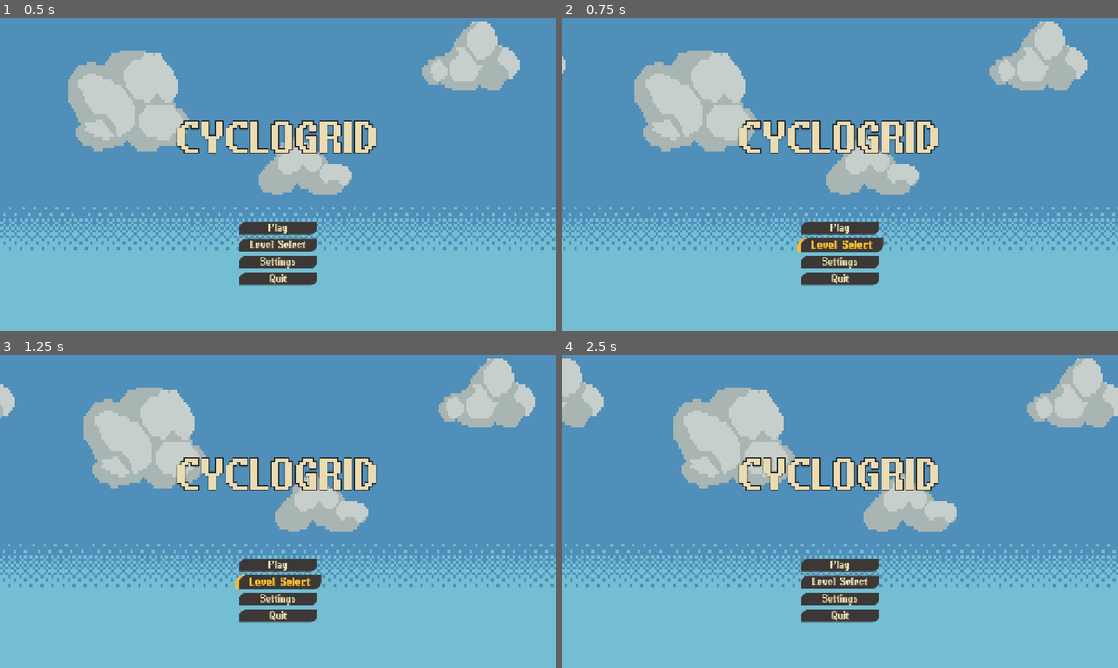
Above: before the commit, frames 1-4 (two rows, left to right).
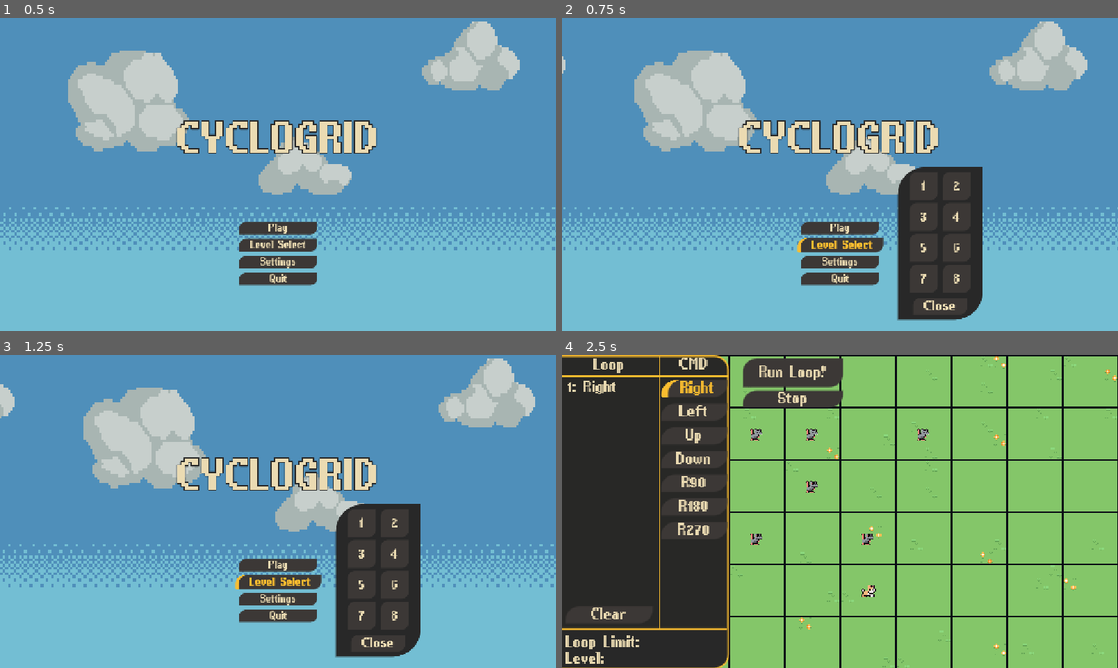
Above: after the commit, the same moments.

Repository: hutnerr/gmtk-jam-2025
Game: Godot game, scene res://00_main/Main.tscn
Two runs of this game, one before a commit and one after it. Both use one fixed random seed, a clock stepped at 60 frames per second and the inputs below.
Inputs (mouse positions are in pixels of both pictures, inside the frame that each line leads up to):
- Up to frame 1 (0.5 s): no input
- Up to frame 2 (0.75 s): click "Level Select" at 0.5 s
- Up to frame 3 (1.25 s): no input
- Up to frame 4 (2.5 s): click (923, 524) at 1.25 s, where only the run after the commit has a clickable "1"; click (695, 389) at 2 s, where only the run after the commit has a clickable "Right"

Frame 1 is identical in both runs. In frame 2, 7.3% of the frame differs, in the area x 60-76%, y 47-97%; in frame 3, 7.3%; in frame 4, 100%, in the area x 0-100%, y 0-100%.

Commit message:
added level select menu and some slight more polish

Diff:
--- /dev/null
+++ b/01_user-interface/level-select/LevelSelect.tscn
@@ -0,0 +1,155 @@
+[gd_scene load_steps=5 format=3 uid="uid://cllacdmsy4gp5"]
+
+[ext_resource type="Theme" uid="uid://fg7vl58y3nn0" path="res://99_resources/main_theme.tres" id="1_rthvo"]
+[ext_resource type="Script" uid="uid://d3r7owvt03nn2" path="res://01_user-interface/level-select/level_select.gd" id="2_6dffn"]
+[ext_resource type="Script" uid="uid://wtkip6i1f07w" path="res://01_user-interface/elements/on-hover-anim-component/on_hover_animation_component.gd" id="3_7mduo"]
+
+[sub_resource type="StyleBoxFlat" id="StyleBoxFlat_ki6fl"]
+bg_color = Color(0.156863, 0.156863, 0.156863, 1)
+corner_radius_top_left = 64
+corner_radius_bottom_right = 64
+
+[node name="LevelSelect" type="Control"]
+layout_mode = 3
+anchors_preset = 15
+anchor_right = 1.0
+anchor_bottom = 1.0
+grow_horizontal = 2
+grow_vertical = 2
+mouse_filter = 2
+theme = ExtResource("1_rthvo")
+script = ExtResource("2_6dffn")
+
+[node name="Panel" type="PanelContainer" parent="."]
+layout_mode = 1
+anchors_preset = 8
+anchor_left = 0.5
+anchor_top = 0.5
+anchor_right = 0.5
+anchor_bottom = 0.5
+offset_left = -98.0
+offset_top = -166.0
+offset_right = 98.0
+offset_bottom = 166.0
+grow_horizontal = 2
+grow_vertical = 2
+theme_override_styles/panel = SubResource("StyleBoxFlat_ki6fl")
+
+[node name="MarginContainer" type="MarginContainer" parent="Panel"]
+layout_mode = 2
+theme_override_constants/margin_left = 12
+theme_override_constants/margin_top = 12
+theme_override_constants/margin_right = 12
+theme_override_constants/margin_bottom = 12
+
+[node name="VBoxContainer" type="VBoxContainer" parent="Panel/MarginContainer"]
+layout_mode = 2
+theme_override_constants/separation = 12
+
+[node name="HBoxContainer" type="HBoxContainer" parent="Panel/MarginContainer/VBoxContainer"]
+layout_mode = 2
+size_flags_horizontal = 4
+size_flags_vertical = 4
+theme_override_constants/separation = 12
+
+[node name="OddButtons" type="VBoxContainer" parent="Panel/MarginContainer/VBoxContainer/HBoxContainer"]
+layout_mode = 2
+theme_override_constants/separation = 7
+
+[node name="1Button" type="Button" parent="Panel/MarginContainer/VBoxContainer/HBoxContainer/OddButtons"]
+custom_minimum_size = Vector2(64, 64)
+layout_mode = 2
+theme_type_variation = &"LevelSelBtn"
+text = "1"
+
+[node name="OnHoverAnimComponent" type="Node" parent="Panel/MarginContainer/VBoxContainer/HBoxContainer/OddButtons/1Button"]
+script = ExtResource("3_7mduo")
+metadata/_custom_type_script = "uid://wtkip6i1f07w"
+
+[node name="3Button" type="Button" parent="Panel/MarginContainer/VBoxContainer/HBoxContainer/OddButtons"]
+custom_minimum_size = Vector2(64, 64)
+layout_mode = 2
+theme_type_variation = &"LevelSelBtn"
+text = "3"
+
+[node name="OnHoverAnimComponent" type="Node" parent="Panel/MarginContainer/VBoxContainer/HBoxContainer/OddButtons/3Button"]
+script = ExtResource("3_7mduo")
+metadata/_custom_type_script = "uid://wtkip6i1f07w"
+
+[node name="5Button" type="Button" parent="Panel/MarginContainer/VBoxContainer/HBoxContainer/OddButtons"]
+custom_minimum_size = Vector2(64, 64)
+layout_mode = 2
+theme_type_variation = &"LevelSelBtn"
+text = "5"
+
+[node name="OnHoverAnimComponent" type="Node" parent="Panel/MarginContainer/VBoxContainer/HBoxContainer/OddButtons/5Button"]
+script = ExtResource("3_7mduo")
+metadata/_custom_type_script = "uid://wtkip6i1f07w"
+
+[node name="7Button" type="Button" parent="Panel/MarginContainer/VBoxContainer/HBoxContainer/OddButtons"]
+custom_minimum_size = Vector2(64, 64)
+layout_mode = 2
+theme_type_variation = &"LevelSelBtn"
+text = "7"
+
+[node name="OnHoverAnimComponent" type="Node" parent="Panel/MarginContainer/VBoxContainer/HBoxContainer/OddButtons/7Button"]
+script = ExtResource("3_7mduo")
+metadata/_custom_type_script = "uid://wtkip6i1f07w"
+
+[node name="EvenButtons" type="VBoxContainer" parent="Panel/MarginContainer/VBoxContainer/HBoxContainer"]
+layout_mode = 2
+theme_override_constants/separation = 7
+
+[node name="2Button" type="Button" parent="Panel/MarginContainer/VBoxContainer/HBoxContainer/EvenButtons"]
+custom_minimum_size = Vector2(64, 64)
+layout_mode = 2
+theme_type_variation = &"LevelSelBtn"
+text = "2"
+
+[node name="OnHoverAnimComponent" type="Node" parent="Panel/MarginContainer/VBoxContainer/HBoxContainer/EvenButtons/2Button"]
+script = ExtResource("3_7mduo")
+metadata/_custom_type_script = "uid://wtkip6i1f07w"
+
+[node name="4Button" type="Button" parent="Panel/MarginContainer/VBoxContainer/HBoxContainer/EvenButtons"]
+custom_minimum_size = Vector2(64, 64)
+layout_mode = 2
+theme_type_variation = &"LevelSelBtn"
+text = "4"
+
+[node name="OnHoverAnimComponent" type="Node" parent="Panel/MarginContainer/VBoxContainer/HBoxContainer/EvenButtons/4Button"]
+script = ExtResource("3_7mduo")
+metadata/_custom_type_script = "uid://wtkip6i1f07w"
+
+[node name="6Button" type="Button" parent="Panel/MarginContainer/VBoxContainer/HBoxContainer/EvenButtons"]
+custom_minimum_size = Vector2(64, 64)
+layout_mode = 2
+theme_type_variation = &"LevelSelBtn"
+text = "6"
+
+[node name="OnHoverAnimComponent" type="Node" parent="Panel/MarginContainer/VBoxContainer/HBoxContainer/EvenButtons/6Button"]
+script = ExtResource("3_7mduo")
+metadata/_custom_type_script = "uid://wtkip6i1f07w"
+
+[node name="8Button" type="Button" parent="Panel/MarginContainer/VBoxContainer/HBoxContainer/EvenButtons"]
+custom_minimum_size = Vector2(64, 64)
+layout_mode = 2
+theme_type_variation = &"LevelSelBtn"
+text = "8"
+
+[node name="OnHoverAnimComponent" type="Node" parent="Panel/MarginContainer/VBoxContainer/HBoxContainer/EvenButtons/8Button"]
+script = ExtResource("3_7mduo")
+metadata/_custom_type_script = "uid://wtkip6i1f07w"
+
+[node name="MarginContainer" type="MarginContainer" parent="Panel/MarginContainer/VBoxContainer"]
+layout_mode = 2
+theme_override_constants/margin_left = 24
+theme_override_constants/margin_right = 24
+
+[node name="CloseButton" type="Button" parent="Panel/MarginContainer/VBoxContainer/MarginContainer"]
+layout_mode = 2
+theme_type_variation = &"LevelSelBtn"
+text = "Close"
+
+[node name="OnHoverAnimComponent" type="Node" parent="Panel/MarginContainer/VBoxContainer/MarginContainer/CloseButton"]
+script = ExtResource("3_7mduo")
+metadata/_custom_type_script = "uid://wtkip6i1f07w"
--- /dev/null
+++ b/01_user-interface/level-select/level_select.gd
@@ -0,0 +1,27 @@
+extends Control
+
+const LEVELS_PATH = "res://05_levels/FORMAT/LevelFORMAT.tscn"
+
+@onready var l1btn: Button = $"Panel/MarginContainer/VBoxContainer/HBoxContainer/OddButtons/1Button"
+@onready var l2btn: Button = $"Panel/MarginContainer/VBoxContainer/HBoxContainer/EvenButtons/2Button"
+@onready var l3btn: Button = $"Panel/MarginContainer/VBoxContainer/HBoxContainer/OddButtons/3Button"
+@onready var l4btn: Button = $"Panel/MarginContainer/VBoxContainer/HBoxContainer/EvenButtons/4Button"
+@onready var l5btn: Button = $"Panel/MarginContainer/VBoxContainer/HBoxContainer/OddButtons/5Button"
+@onready var l6btn: Button = $"Panel/MarginContainer/VBoxContainer/HBoxContainer/EvenButtons/6Button"
+@onready var l7btn: Button = $"Panel/MarginContainer/VBoxContainer/HBoxContainer/OddButtons/7Button"
+@onready var l8btn: Button = $"Panel/MarginContainer/VBoxContainer/HBoxContainer/EvenButtons/8Button"
+@onready var closeBtn: Button = $Panel/MarginContainer/VBoxContainer/MarginContainer/CloseButton
+
+func _ready() -> void:
+	var btns: Array[Button] = [l1btn, l2btn, l3btn, l4btn, l5btn, l6btn, l7btn, l8btn]
+	for btn in btns:
+		btn.pressed.connect(onLevelButtonPressed.bind(btn))
+	closeBtn.pressed.connect(onCloseButtonPressed)
+
+func onLevelButtonPressed(button: Button) -> void:
+	var btnNum = button.text  # Assuming button text is "1", "2", etc.
+	var path = LEVELS_PATH.replace("FORMAT", btnNum)
+	SceneTransitioner.change_scene(path)
+
+func onCloseButtonPressed() -> void:
+	visible = false
--- a/01_user-interface/main-menu/MainMenu.tscn
+++ b/01_user-interface/main-menu/MainMenu.tscn
@@ -1,8 +1,9 @@
-[gd_scene load_steps=5 format=3 uid="uid://cl5g7tjmjq45r"]
+[gd_scene load_steps=6 format=3 uid="uid://cl5g7tjmjq45r"]
 
 [ext_resource type="Theme" uid="uid://fg7vl58y3nn0" path="res://99_resources/main_theme.tres" id="1_v16xo"]
 [ext_resource type="Script" uid="uid://cnget6q00o0q7" path="res://01_user-interface/main-menu/main_menu.gd" id="2_o43a6"]
 [ext_resource type="Script" uid="uid://wtkip6i1f07w" path="res://01_user-interface/elements/on-hover-anim-component/on_hover_animation_component.gd" id="3_shm1l"]
+[ext_resource type="PackedScene" uid="uid://cllacdmsy4gp5" path="res://01_user-interface/level-select/LevelSelect.tscn" id="4_lw84q"]
 
 [sub_resource type="StyleBoxFlat" id="StyleBoxFlat_v16xo"]
 bg_color = Color(0.156863, 0.156863, 0.156863, 0)
@@ -89,3 +90,17 @@
 [node name="OnHoverAnimComponent" type="Node" parent="PanelContainer/VBoxContainer/ButtonMarginContainer/ButtonVBox/QuitButton"]
 script = ExtResource("3_shm1l")
 metadata/_custom_type_script = "uid://wtkip6i1f07w"
+
+[node name="LevelSelect" parent="." instance=ExtResource("4_lw84q")]
+visible = false
+layout_mode = 1
+anchors_preset = 3
+anchor_left = 1.0
+anchor_top = 1.0
+offset_left = -410.0
+offset_top = -203.0
+offset_right = -410.0
+offset_bottom = -203.0
+grow_horizontal = 0
+grow_vertical = 0
+mouse_filter = 1
--- a/01_user-interface/main-menu/main_menu.gd
+++ b/01_user-interface/main-menu/main_menu.gd
@@ -2,10 +2,11 @@
 
 @onready var playButton: Button = $PanelContainer/VBoxContainer/ButtonMarginContainer/ButtonVBox/PlayButton
 @onready var levelSelectButton: Button = $PanelContainer/VBoxContainer/ButtonMarginContainer/ButtonVBox/LevelSelButton
+@onready var levelSelectMenu: Control = $LevelSelect
 @onready var settingsButton: Button = $PanelContainer/VBoxContainer/ButtonMarginContainer/ButtonVBox/SettingsButton
 @onready var quitButton: Button = $PanelContainer/VBoxContainer/ButtonMarginContainer/ButtonVBox/QuitButton
 
-const FIRST_LEVEL: String = "res://05_levels/01/LevelOne.tscn"
+const FIRST_LEVEL: String = "res://05_levels/1/Level1.tscn"
 
 func _ready() -> void:
 	playButton.pressed.connect(onPlayButtonPressed)
@@ -17,6 +18,7 @@
 	SceneTransitioner.change_scene(FIRST_LEVEL)
 
 func onLevelSelectButtonButtonPressed() -> void:
+	levelSelectMenu.visible = !levelSelectMenu.visible
 	print("Level Select Button Pressed")
 
 func onSettingsButtonButtonPressed() -> void:
--- a/01_user-interface/puzzle-menu/PuzzleMenu.tscn
+++ b/01_user-interface/puzzle-menu/PuzzleMenu.tscn
@@ -1,7 +1,8 @@
-[gd_scene load_steps=5 format=3 uid="uid://cfl2d7ijythod"]
+[gd_scene load_steps=6 format=3 uid="uid://cfl2d7ijythod"]
 
 [ext_resource type="Theme" uid="uid://fg7vl58y3nn0" path="res://99_resources/main_theme.tres" id="1_3b55p"]
 [ext_resource type="Script" uid="uid://d3k6ca78mmo0b" path="res://01_user-interface/puzzle-menu/puzzle_menu.gd" id="2_ss7uf"]
+[ext_resource type="Script" uid="uid://wtkip6i1f07w" path="res://01_user-interface/elements/on-hover-anim-component/on_hover_animation_component.gd" id="3_ej1pw"]
 
 [sub_resource type="StyleBoxFlat" id="StyleBoxFlat_3b55p"]
 bg_color = Color(0.156863, 0.156863, 0.14902, 1)
@@ -96,6 +97,10 @@
 size_flags_vertical = 10
 text = "Clear"
 
+[node name="OnHoverAnimComponent" type="Node" parent="MainContainer/CommandSequencePanel/CommandsContainer/HBoxContainer/LoopContainer/LoopItemVBox/MarginContainer2/ClearLoopButton"]
+script = ExtResource("3_ej1pw")
+metadata/_custom_type_script = "uid://wtkip6i1f07w"
+
 [node name="MiddleLineSeperator" type="VSeparator" parent="MainContainer/CommandSequencePanel/CommandsContainer/HBoxContainer"]
 layout_mode = 2
 
@@ -104,43 +109,47 @@
 size_flags_horizontal = 3
 size_flags_vertical = 3
 
-[node name="CMDButtonVBox" type="VBoxContainer" parent="MainContainer/CommandSequencePanel/CommandsContainer/HBoxContainer/CMDButtonMargin"]
+[node name="CMDButtonVBoxBase" type="VBoxContainer" parent="MainContainer/CommandSequencePanel/CommandsContainer/HBoxContainer/CMDButtonMargin"]
 layout_mode = 2
 theme_override_constants/separation = 2
 
-[node name="Label" type="Label" parent="MainContainer/CommandSequencePanel/CommandsContainer/HBoxContainer/CMDButtonMargin/CMDButtonVBox"]
+[node name="Label" type="Label" parent="MainContainer/CommandSequencePanel/CommandsContainer/HBoxContainer/CMDButtonMargin/CMDButtonVBoxBase"]
 layout_mode = 2
 text = "CMD"
 horizontal_alignment = 1
 
-[node name="HSeparator" type="HSeparator" parent="MainContainer/CommandSequencePanel/CommandsContainer/HBoxContainer/CMDButtonMargin/CMDButtonVBox"]
-layout_mode = 2
-
-[node name="RightButton" type="Button" parent="MainContainer/CommandSequencePanel/CommandsContainer/HBoxContainer/CMDButtonMargin/CMDButtonVBox"]
+[node name="HSeparator" type="HSeparator" parent="MainContainer/CommandSequencePanel/CommandsContainer/HBoxContainer/CMDButtonMargin/CMDButtonVBoxBase"]
+layout_mode = 2
+
+[node name="CMDButtonVBox" type="VBoxContainer" parent="MainContainer/CommandSequencePanel/CommandsContainer/HBoxContainer/CMDButtonMargin/CMDButtonVBoxBase"]
+layout_mode = 2
+theme_override_constants/separation = 8
+
+[node name="RightButton" type="Button" parent="MainContainer/CommandSequencePanel/CommandsContainer/HBoxContainer/CMDButtonMargin/CMDButtonVBoxBase/CMDButtonVBox"]
 layout_mode = 2
 text = "Right"
 
-[node name="LeftButton" type="Button" parent="MainContainer/CommandSequencePanel/CommandsContainer/HBoxContainer/CMDButtonMargin/CMDButtonVBox"]
+[node name="LeftButton" type="Button" parent="MainContainer/CommandSequencePanel/CommandsContainer/HBoxContainer/CMDButtonMargin/CMDButtonVBoxBase/CMDButtonVBox"]
 layout_mode = 2
 text = "Left"
 
-[node name="UpButton" type="Button" parent="MainContainer/CommandSequencePanel/CommandsContainer/HBoxContainer/CMDButtonMargin/CMDButtonVBox"]
+[node name="UpButton" type="Button" parent="MainContainer/CommandSequencePanel/CommandsContainer/HBoxContainer/CMDButtonMargin/CMDButtonVBoxBase/CMDButtonVBox"]
 layout_mode = 2
 text = "Up"
 
-[node name="DownButton" type="Button" parent="MainContainer/CommandSequencePanel/CommandsContainer/HBoxContainer/CMDButtonMargin/CMDButtonVBox"]
+[node name="DownButton" type="Button" parent="MainContainer/CommandSequencePanel/CommandsContainer/HBoxContainer/CMDButtonMargin/CMDButtonVBoxBase/CMDButtonVBox"]
 layout_mode = 2
 text = "Down"
 
-[node name="Rotate90Button" type="Button" parent="MainContainer/CommandSequencePanel/CommandsContainer/HBoxContainer/CMDButtonMargin/CMDButtonVBox"]
+[node name="Rotate90Button" type="Button" parent="MainContainer/CommandSequencePanel/CommandsContainer/HBoxContainer/CMDButtonMargin/CMDButtonVBoxBase/CMDButtonVBox"]
 layout_mode = 2
 text = "R90"
 
-[node name="Rotate180Button" type="Button" parent="MainContainer/CommandSequencePanel/CommandsContainer/HBoxContainer/CMDButtonMargin/CMDButtonVBox"]
+[node name="Rotate180Button" type="Button" parent="MainContainer/CommandSequencePanel/CommandsContainer/HBoxContainer/CMDButtonMargin/CMDButtonVBoxBase/CMDButtonVBox"]
 layout_mode = 2
 text = "R180"
 
-[node name="Rotate270Button" type="Button" parent="MainContainer/CommandSequencePanel/CommandsContainer/HBoxContainer/CMDButtonMargin/CMDButtonVBox"]
+[node name="Rotate270Button" type="Button" parent="MainContainer/CommandSequencePanel/CommandsContainer/HBoxContainer/CMDButtonMargin/CMDButtonVBoxBase/CMDButtonVBox"]
 layout_mode = 2
 text = "R270"
 
@@ -193,7 +202,15 @@
 size_flags_stretch_ratio = 2.0
 text = "Run Loop!"
 
+[node name="OnHoverAnimComponent" type="Node" parent="MainContainer/RunButton/Button/HBoxContainer/PlayButton"]
+script = ExtResource("3_ej1pw")
+metadata/_custom_type_script = "uid://wtkip6i1f07w"
+
 [node name="StopButton" type="Button" parent="MainContainer/RunButton/Button/HBoxContainer"]
 layout_mode = 2
 size_flags_vertical = 3
 text = "Stop"
+
+[node name="OnHoverAnimComponent" type="Node" parent="MainContainer/RunButton/Button/HBoxContainer/StopButton"]
+script = ExtResource("3_ej1pw")
+metadata/_custom_type_script = "uid://wtkip6i1f07w"
--- a/01_user-interface/puzzle-menu/puzzle_menu.gd
+++ b/01_user-interface/puzzle-menu/puzzle_menu.gd
@@ -1,13 +1,13 @@
 extends Control
 
 @onready var playButton: Button = $MainContainer/RunButton/Button/HBoxContainer/PlayButton
-@onready var rightButton: Button = $MainContainer/CommandSequencePanel/CommandsContainer/HBoxContainer/CMDButtonMargin/CMDButtonVBox/RightButton
-@onready var leftButton: Button = $MainContainer/CommandSequencePanel/CommandsContainer/HBoxContainer/CMDButtonMargin/CMDButtonVBox/LeftButton
-@onready var upButton: Button = $MainContainer/CommandSequencePanel/CommandsContainer/HBoxContainer/CMDButtonMargin/CMDButtonVBox/UpButton
-@onready var downButton: Button = $MainContainer/CommandSequencePanel/CommandsContainer/HBoxContainer/CMDButtonMargin/CMDButtonVBox/DownButton
-@onready var rotate90Button: Button = $MainContainer/CommandSequencePanel/CommandsContainer/HBoxContainer/CMDButtonMargin/CMDButtonVBox/Rotate90Button
-@onready var rotate180Button: Button = $MainContainer/CommandSequencePanel/CommandsContainer/HBoxContainer/CMDButtonMargin/CMDButtonVBox/Rotate180Button
-@onready var rotate270Button: Button = $MainContainer/CommandSequencePanel/CommandsContainer/HBoxContainer/CMDButtonMargin/CMDButtonVBox/Rotate270Button
+@onready var rightButton: Button = $MainContainer/CommandSequencePanel/CommandsContainer/HBoxContainer/CMDButtonMargin/CMDButtonVBoxBase/CMDButtonVBox/RightButton
+@onready var leftButton: Button = $MainContainer/CommandSequencePanel/CommandsContainer/HBoxContainer/CMDButtonMargin/CMDButtonVBoxBase/CMDButtonVBox/LeftButton
+@onready var upButton: Button = $MainContainer/CommandSequencePanel/CommandsContainer/HBoxContainer/CMDButtonMargin/CMDButtonVBoxBase/CMDButtonVBox/UpButton
+@onready var downButton: Button = $MainContainer/CommandSequencePanel/CommandsContainer/HBoxContainer/CMDButtonMargin/CMDButtonVBoxBase/CMDButtonVBox/DownButton
+@onready var rotate90Button: Button = $MainContainer/CommandSequencePanel/CommandsContainer/HBoxContainer/CMDButtonMargin/CMDButtonVBoxBase/CMDButtonVBox/Rotate90Button
+@onready var rotate180Button: Button = $MainContainer/CommandSequencePanel/CommandsContainer/HBoxContainer/CMDButtonMargin/CMDButtonVBoxBase/CMDButtonVBox/Rotate180Button
+@onready var rotate270Button: Button = $MainContainer/CommandSequencePanel/CommandsContainer/HBoxContainer/CMDButtonMargin/CMDButtonVBoxBase/CMDButtonVBox/Rotate270Button
 
 @onready var clearLoopButton: Button = $MainContainer/CommandSequencePanel/CommandsContainer/HBoxContainer/LoopContainer/LoopItemVBox/MarginContainer2/ClearLoopButton
 @onready var stopButton: Button = $MainContainer/RunButton/Button/HBoxContainer/StopButton
--- a/05_levels/01/initialize.gd
+++ /dev/null
@@ -1,14 +0,0 @@
-extends State
-
-
-
-func enter():
-	print("Entered this shit ya feel")
-	Gridleton.currentGrid = parent.get_node("GridTileMap") as TileMapLayer
-	print(Gridleton.currentGrid)
-	#Gridleton.load()
-	#transitioned.emit(self, "playing")
-
-func exit():
-	print(Gridleton.gridObjects)
-	pass
--- a/05_levels/01/LevelOne.tscn
+++ b/05_levels/1/Level1.tscn
@@ -1,7 +1,7 @@
 [gd_scene load_steps=7 format=4 uid="uid://c50d8nrf0ayry"]
 
 [ext_resource type="TileSet" uid="uid://cx2s8bp3t16e7" path="res://99_resources/art-tilemap.tres" id="1_foomf"]
-[ext_resource type="Script" uid="uid://dpuyddaqttpm" path="res://05_levels/01/level_one.gd" id="1_pktca"]
+[ext_resource type="Script" uid="uid://dpuyddaqttpm" path="res://05_levels/1/level_one.gd" id="1_pktca"]
 [ext_resource type="TileSet" uid="uid://c2ds6b7ic1rcy" path="res://99_resources/grid-tileset.tres" id="2_ugyno"]
 [ext_resource type="PackedScene" uid="uid://cx08sw0w5fe3" path="res://04_objects/level-completion/completion.tscn" id="3_0p04f"]
 [ext_resource type="PackedScene" uid="uid://dfmwu30ysrsa3" path="res://04_objects/player/player.tscn" id="4_emupe"]
--- a/99_resources/main_theme.tres
+++ b/99_resources/main_theme.tres
@@ -77,6 +77,8 @@
 Label/fonts/font = ExtResource("2_bvaiu")
 LabelHeader/base_type = &"Label"
 LabelHeader/font_sizes/font_size = 32
+LevelSelBtn/base_type = &"Button"
+LevelSelBtn/font_sizes/font_size = 42
 MainMenuButton/base_type = &"Button"
 MainMenuButton/font_sizes/font_size = 32
 PanelContainer/styles/panel = SubResource("StyleBoxFlat_bvaiu")
Not shown, added: 01_user-interface/level-select/level_select.gd.uid
Not shown, removed: 05_levels/01/initialize.gd.uid
Renamed: 05_levels/01/level_one.gd -> 05_levels/1/level_one.gd
Renamed: 05_levels/01/level_one.gd.uid -> 05_levels/1/level_one.gd.uid
Not shown, added: 05_levels/1/LevelOne.tscn35103201944.tmp
